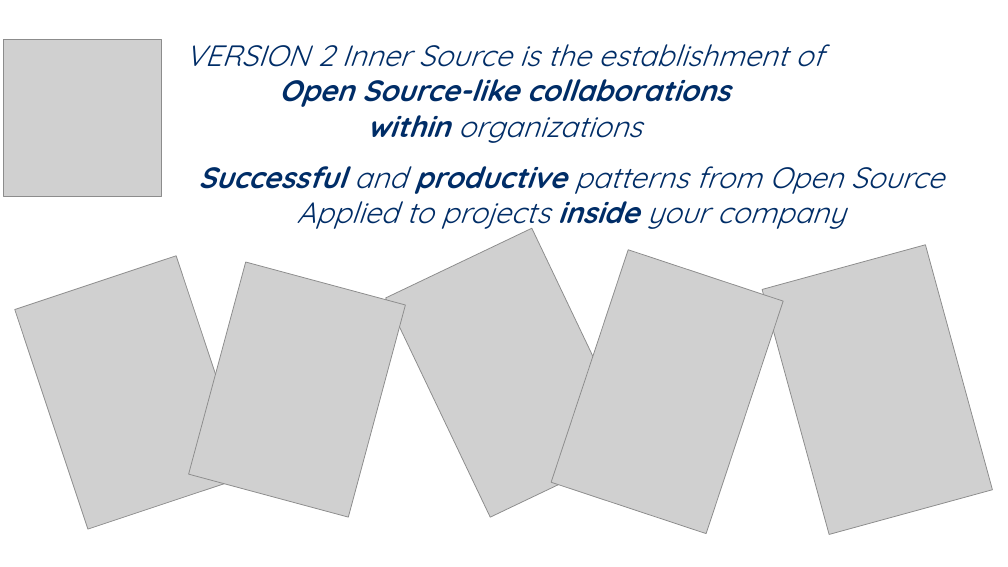
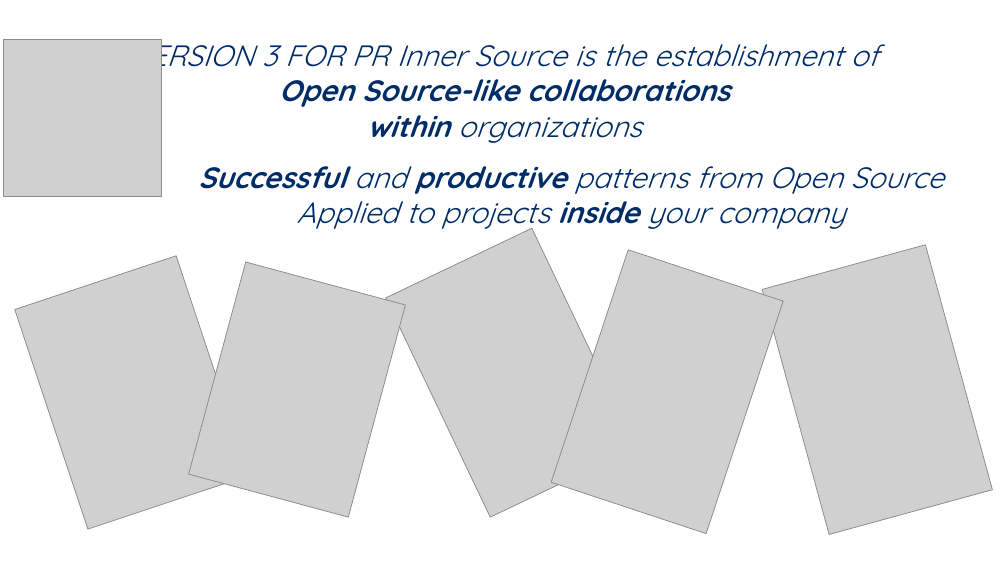
Before and after one commit to tfroment/sandbox, a slide deck: slide 1 of docs/InnerSource definition.pptx. Drawn at 1008x567 pixels with LibreOffice and Linux fonts; fonts in the diff are those of the drawing; grey boxes stand for pictures. Boxes give left, top, right and bottom in pixels: in the first picture for what was removed or moved away, otherwise in the second. Text is boxed around its words. In the diff, an @@ line names an element or a change of style, - is before the commit and + after.

Commit message:
new version of the doc to test PR

```diff
--- a/docs/InnerSource definition.pptx
+++ b/docs/InnerSource definition.pptx
@@ text at (130, 39, 879, 75): text changed @@
-  VERSION 2 Inner Source is the establishment of
+  VERSION 3 FOR PR Inner Source is the establishment of
```
